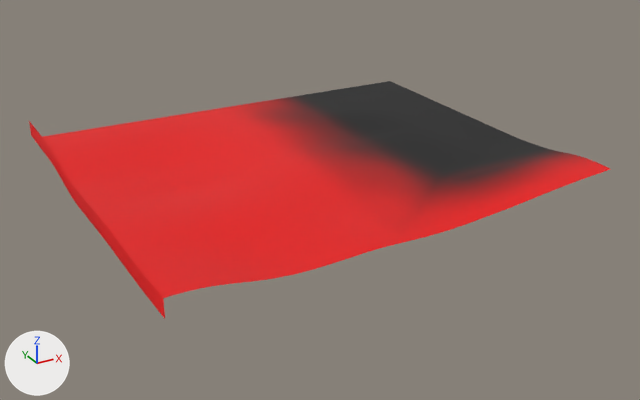
The glTF model public/assets/testmap/terrain_0_1.glb, before and after one commit.
One viewpoint serves both versions: a 50 mm camera at (-119.4, -112.1, 36.1) aimed at (-73.4, -28.3, -5.8). Arrows for +X, +Y and +Z are at lower left; the lights stay in place. The picture after the commit comes second. Vertices at exactly the same position are counted once.

Script lines for the objects in view, before the commit:
```python
me_terrain_0_1_0 = bpy.data.meshes.new('terrain_0_1.0')
me_terrain_0_1_0.from_pydata(...)  # 2244 vertices, 4300 faces; spans x -100.0..-50.0, y -50.0..-7.0, z -1.6..1.3
me_terrain_0_1_0.materials.append(mat_terrain_blend)
me_terrain_0_1_1 = bpy.data.meshes.new('terrain_0_1.1')
me_terrain_0_1_1.from_pydata(...)  # 102 vertices, 100 faces; spans x -100.0, y -50.0..0.0, z -3.2..0.0
me_terrain_0_1_1.materials.append(mat_ground_forest)
ob_terrain_0_1_0 = bpy.data.objects.new('terrain_0_1.0', me_terrain_0_1_0)
ob_terrain_0_1_0.location = (0.0, 0.0, 0.0)
ob_terrain_0_1_1 = bpy.data.objects.new('terrain_0_1.1', me_terrain_0_1_1)
ob_terrain_0_1_1.location = (0.0, 0.0, 0.0)
```
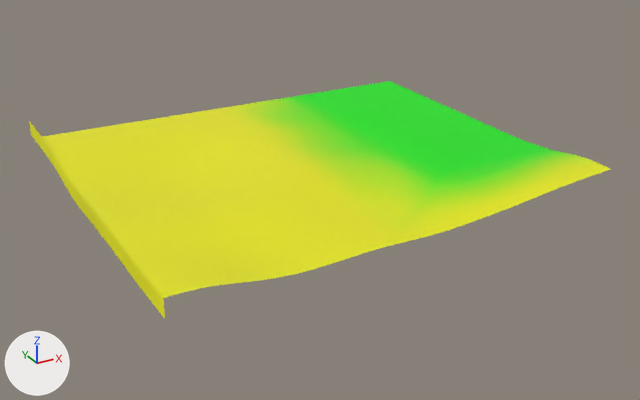
What the commit changed:
me_terrain_0_1_0 has 2244 vertices, 4300 faces and spans x -100.0..-50.0, y -50.0..-7.0, z -1.6..1.3.
me_terrain_0_1_0 is used by ob_terrain_0_1_0; location (0.0, 0.0, 0.0).
me_terrain_0_1_0 part 1: 2418 faces centred in x -99.7..-50.3, y -49.7..-7.3, z -1.6..1.2 are repainted in the vertex colours; the middle colour goes from red #ff0000 to yellow #ffff00.
me_terrain_0_1_0 part 2: 1360 faces centred in x -69.7..-50.3, y -44.3..-7.3, z -0.3..0.7 are repainted in the vertex colours; the middle colour goes from black #000000 to green #00ff00.
me_terrain_0_1_0 part 3: 522 faces centred in x -74.3..-50.3, y -47.3..-7.3, z -0.8..1.2 are repainted in the vertex colours; the middle colour goes from red #ba0000 to green #baff00.
me_terrain_0_1_1 has 102 vertices, 100 faces and spans x -100.0, y -50.0..0.0, z -3.2..0.0.
me_terrain_0_1_1 is used by ob_terrain_0_1_1; location (0.0, 0.0, 0.0).
me_terrain_0_1_1 part 4: 100 faces centred in x -100.0, y -49.7..-0.3, z -2.5..-0.7 are repainted in the vertex colours; the middle colour goes from red #ff0000 to yellow #ffff00.

What differs and where, as boxes (x1, y1, x2, y2) in the pictures (640 x 400 px):
part 1 of me_terrain_0_1_0, recoloured (red to yellow): (42, 104, 610, 298) in both
part 2 of me_terrain_0_1_0, recoloured (lighter): (283, 81, 564, 190) in both
part 3 of me_terrain_0_1_0, recoloured (red to green): (246, 98, 590, 214) in both
part 4 of me_terrain_0_1_1, recoloured: (29, 121, 165, 318) in both
